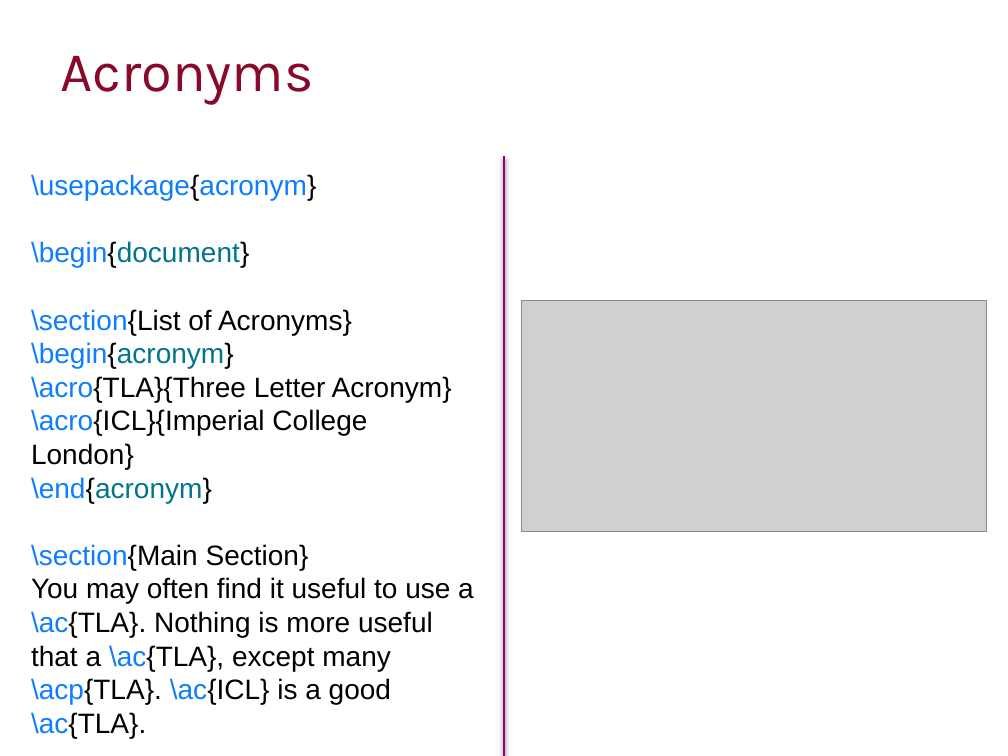
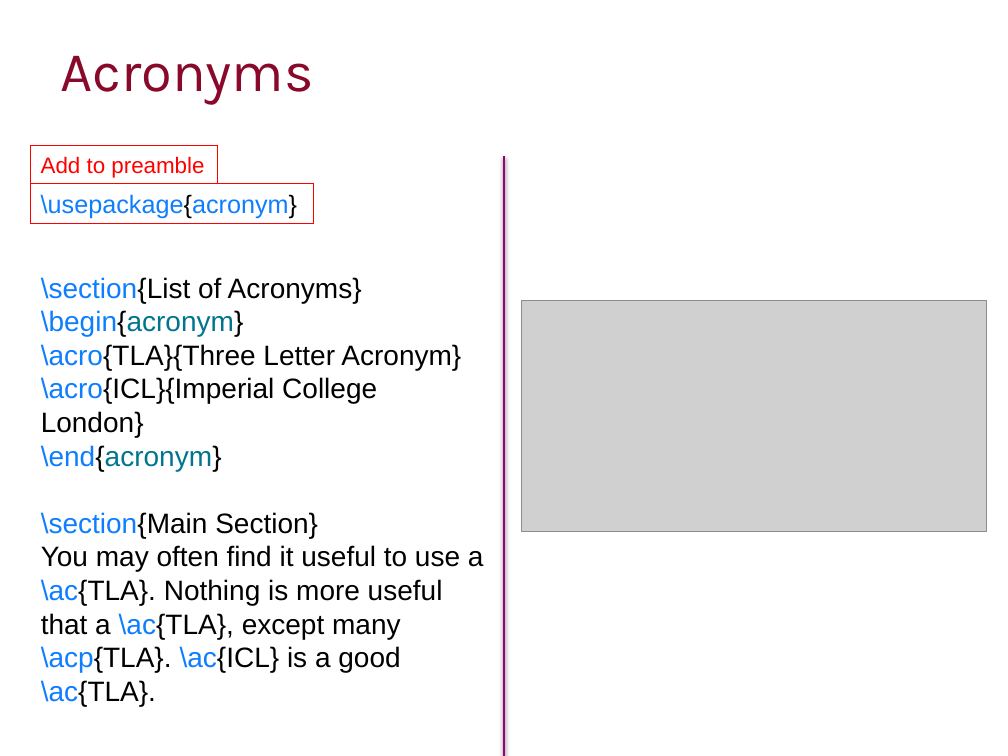
Before and after one commit to ImperialCollegeLondon/RCDS-writing-theses-in-latex, a slide deck: slide 40 of Writing Theses in Latex Slides.pptx. Drawn at 1008x756 pixels with LibreOffice and Linux fonts; fonts in the diff are those of the drawing; grey boxes stand for pictures; background and template pictures are left out. Boxes give left, top, right and bottom in pixels: in the first picture for what was removed or moved away, otherwise in the second. Text is boxed around its words. In the diff, an @@ line names an element or a change of style, - is before the commit and + after.

Commit message:
Reformatted preamble commands

```diff
--- a/Writing Theses in Latex Slides.pptx
+++ b/Writing Theses in Latex Slides.pptx
@@ rectangle added at bbox=[31, 146, 218, 183], outline #FF0000 0.75 pt, 16 pt, text #FF0000 @@
+Add to preamble
@@ text at bbox=[31, 174, 316, 267]: paragraphs removed @@
-\usepackage{acronym}
-\begin{document}
@@ rectangle added at bbox=[31, 183, 313, 224], outline #FF0000 0.75 pt, 18 pt, text #0E7EFF @@
+\usepackage{acronym}
@@ text "\section{List of Acronyms}": place and size @@
-text "\section{List of Acronyms}" at bbox=[31, 174, 474, 738]
+text "\section{List of Acronyms}" at bbox=[41, 277, 484, 706]
```
Also in this commit, not shown: 7 other slides changed.
